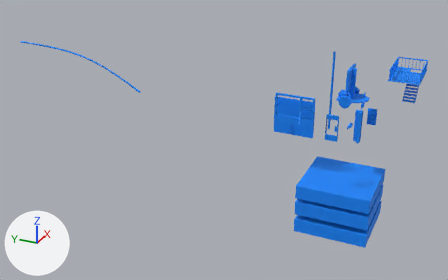
The FBX model Assets/LowRes.fbx, before and after one commit.
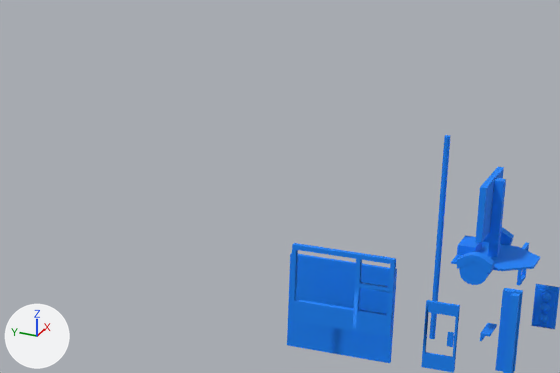
There are two pictures of each version: one whole from a 50 mm lens placed at (-86.0, -18.5, 36.9), pointed at (3.2, 21.6, -7.7), one close up on the part from 37% to 84% of the width and 0% to 51% of the height. The lights are fixed; the arrows at lower left show +X, +Y and +Z. Where no turn or scale is listed for an object, it has been applied to the vertices.
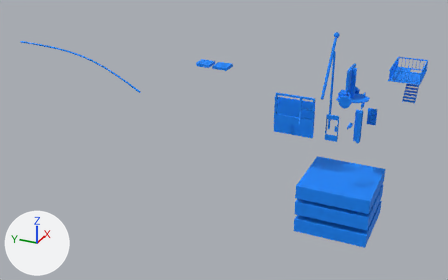
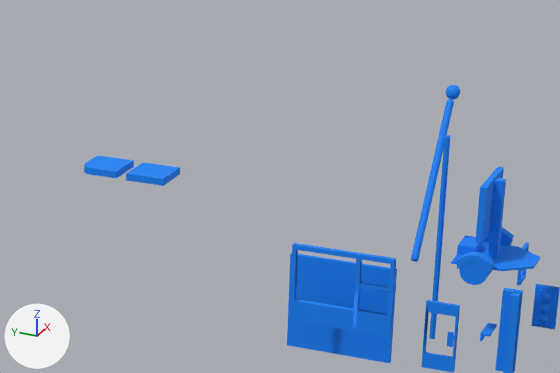
What differs and where, as boxes (x1, y1, x2, y2) in the close-ups (560 x 373 px):
'pCylinder2', added (blue)
    after: (411, 85, 460, 262)
'pCube86', added (blue)
    after: (126, 162, 180, 186)
'pCube87', added (blue)
    after: (84, 156, 134, 178)

Edits to the bpy script that builds the scene:
```text
Add me_mesh_015:
    me_mesh_015.from_pydata(...)  # a box spanning x -1.23..1.23, y -1.23..1.23, z -0.21..0.21
    me_mesh_015.materials.append(mat_lowres)  # blue #0086ff
Add me_mesh_016:
    me_mesh_016.from_pydata(...)  # 16 vertices, 23 faces; spans x -1.23..1.23, y -1.23..1.23, z -0.21..0.21
    me_mesh_016.materials.append(mat_lowres)  # blue #0086ff
Add me_mesh_1:
    me_mesh_1.from_pydata(...)  # 988 vertices, 986 faces; spans x -3.54..3.55, y -0.46..0.45, z -4.8..4.82
    me_mesh_1.materials.append(mat_lowres)  # blue #0086ff
Add ob_pcube86:
    ob_pcube86 = bpy.data.objects.new('pCube86', me_mesh_015)
    ob_pcube86.location = (0.0, 20.43, 6.67)
Add ob_pcube87:
    ob_pcube87 = bpy.data.objects.new('pCube87', me_mesh_016)
    ob_pcube87.location = (0.14, 23.59, 6.67)
Add ob_pcylinder2:
    ob_pcylinder2 = bpy.data.objects.new('pCylinder2', me_mesh_1)
    ob_pcylinder2.location = (10.01, 5.74, 5.76)
```
